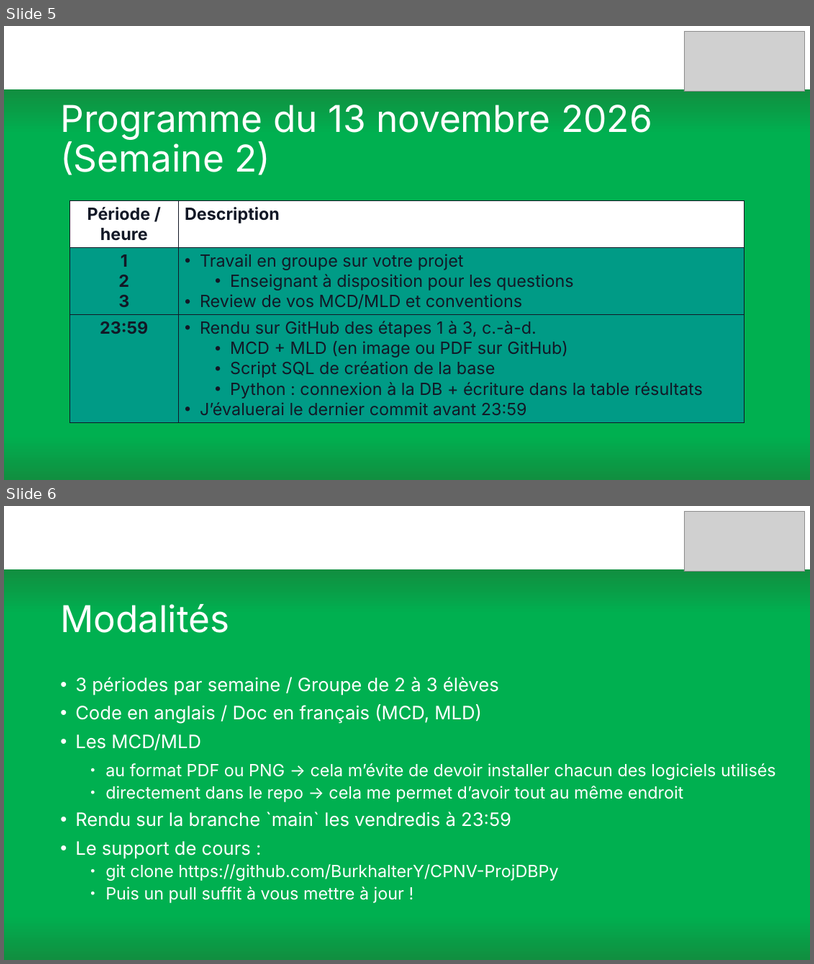
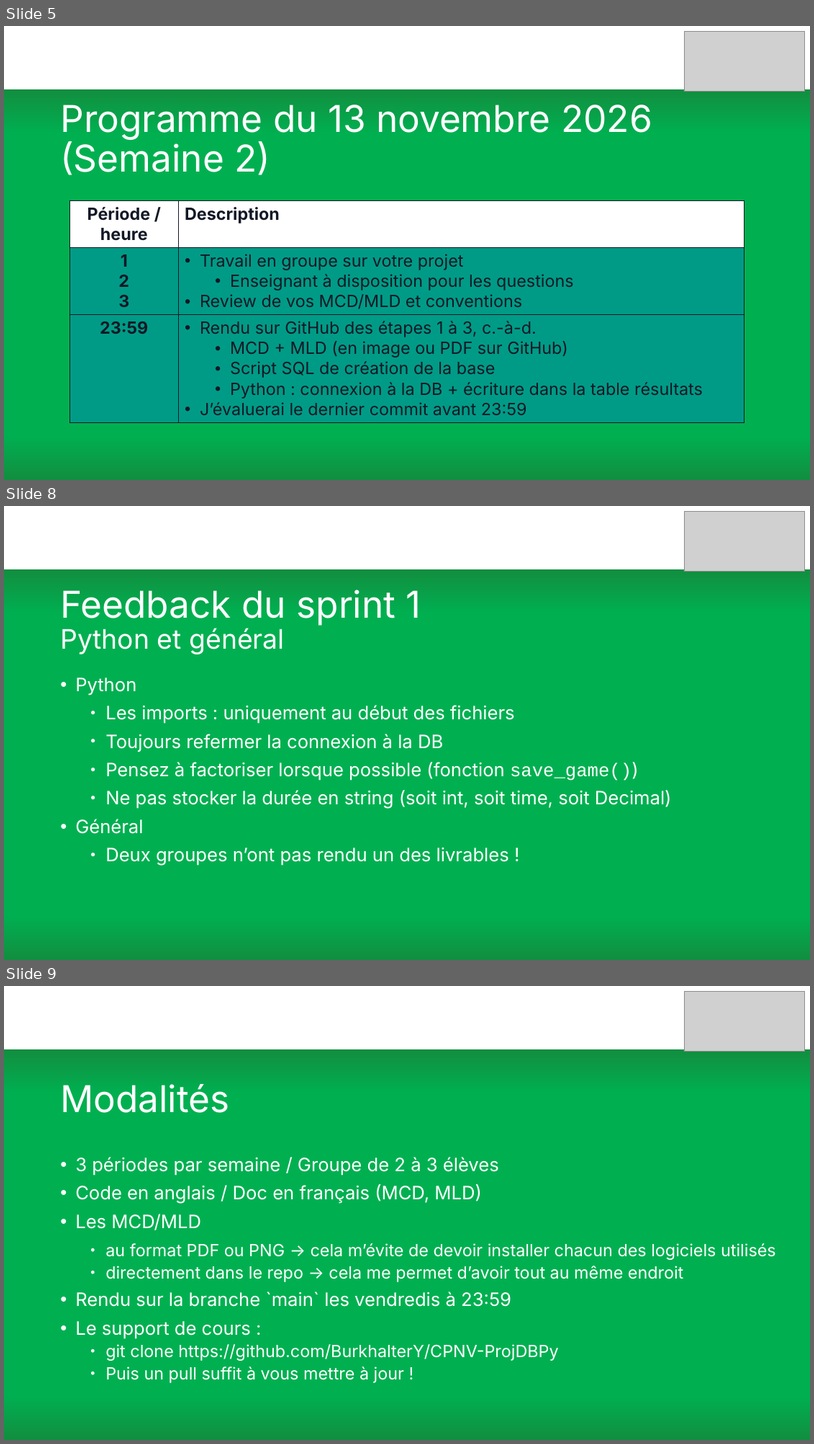
Before and after one commit to BurkhalterY/CPNV-ProjDBPy, a slide deck: Presentation.pptx. Shown one above the other, each under a label of ours: slides 5 and 6 before the commit, slides 5, 8 and 9 after it; the slides between them are not shown. The pictures are 814x964 and 814x1444 pixels, drawn with LibreOffice and Linux fonts; fonts in the diff are those of the drawing; grey boxes stand for pictures. Boxes give left, top, right and bottom in pixels: in the first picture for what was removed or moved away, otherwise in the second. Text is boxed around its words. In the diff, an @@ line names an element or a change of style, - is before the commit and + after.

```diff
--- a/Presentation.pptx
+++ b/Presentation.pptx
@@ slide 8 added at [4,506,810,960], background gradient #FFFFFF to #118F40 to #00B050 @@
@@ picture added at [684,511,805,572] @@
@@ title added at [60,590,422,654], 44 pt, text #FFFFFF @@
+Feedback du sprint 1
+Python et général
@@ text added at [75,677,672,865], 22 pt, text #FFFFFF @@
+• Python
+  • Les imports : uniquement au début des fichiers
+  • Toujours refermer la connexion à la DB
+  • Pensez à factoriser lorsque possible (fonction save_game())
+  • Ne pas stocker la durée en string (soit int, soit time, soit Decimal)
+• Général
+  • Deux groupes n’ont pas rendu un des livrables !
@@ what was slide 6 is now slide 9 @@
```
Also in this commit, not shown: 2 other slides added.
